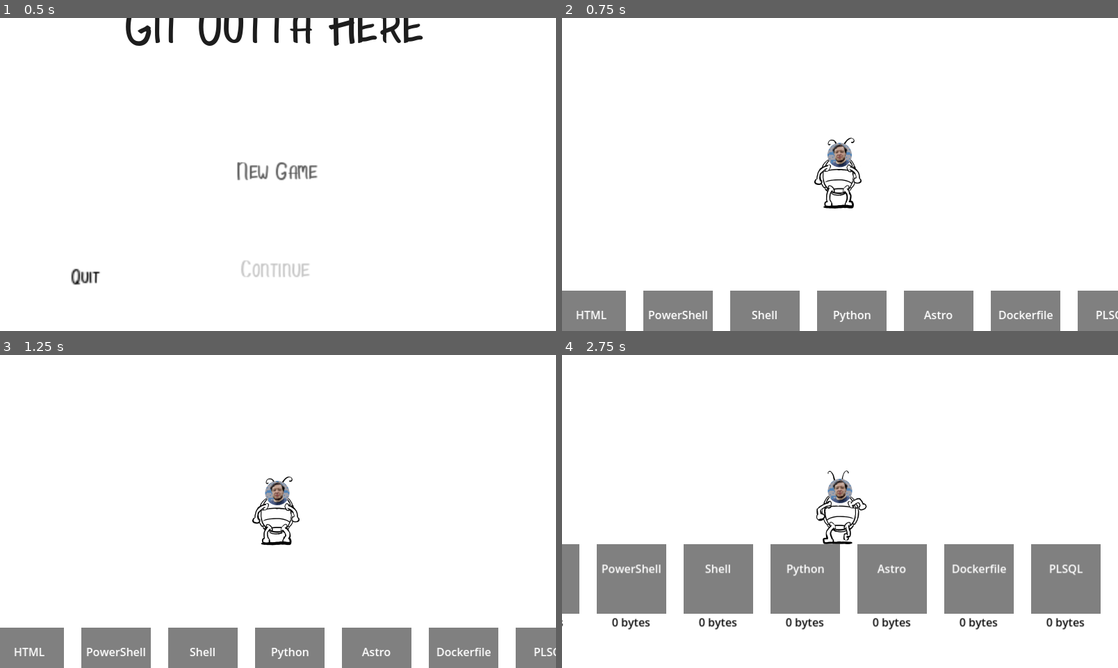
Above: before the commit, frames 1-4 (two rows, left to right).
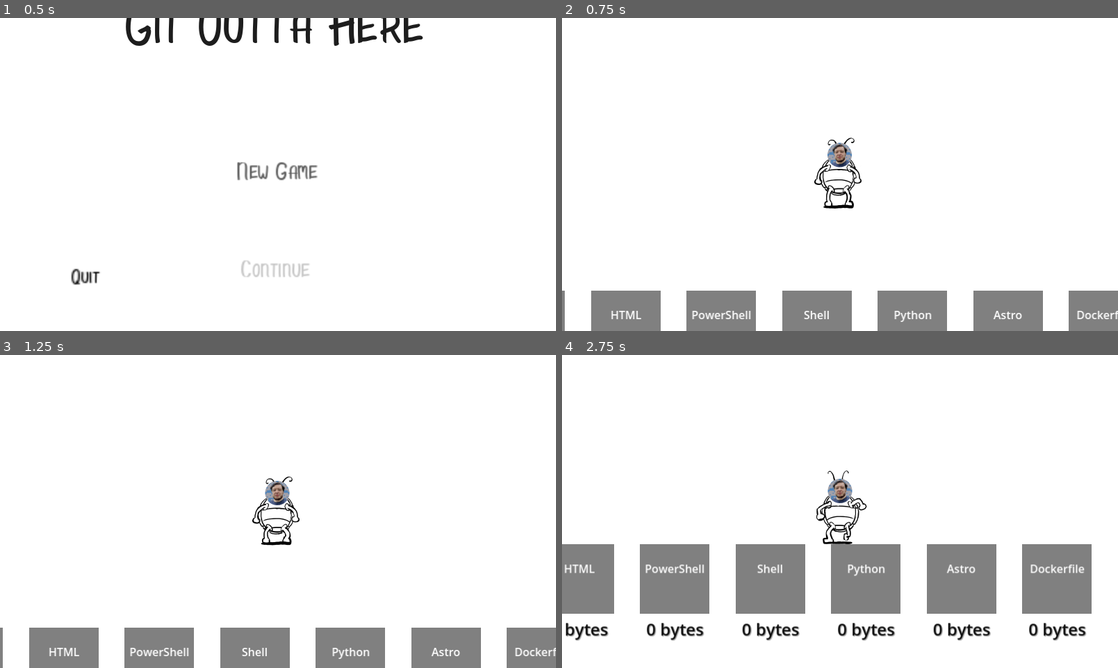
Above: after the commit, the same moments.

Repository: parsehex/git-outta-here
Game: Godot game, scene res://scenes/levels/Intro.tscn
The game is run twice, just before and just after one commit, with the same random seed, the same clock (stepped at 60 frames per second) and the same inputs.
Inputs:
- Up to frame 1 (0.5 s): no input
- Up to frame 2 (0.75 s): click "New Game" at 0.5 s
- Up to frame 3 (1.25 s): no input
- Up to frame 4 (2.75 s): tap Enter at 1.25 s; hold Right (move_right) 1.28-2.03 s; tap Ctrl (attack) at 1.35 s; hold Down (move_down) from 2.03 s (still down); tap E (interact) at 2.1 s

Frame 1 is identical in both runs. In frame 2, 6.2% of the frame differs, in the area x 0-100%, y 87-100%; in frame 3, 6.2%; in frame 4, 12%, in the area x 0-97%, y 60-92%.

Commit message:
style, spacing

Diff:
--- a/scenes/levels/Outside.gd
+++ b/scenes/levels/Outside.gd
@@ -56,7 +56,7 @@
 
 func generate_mines():
 	var start_x = -500
-	var spacing = 250
+	var spacing = 275
 
 	var lang_index = 0
 	for lang in all_languages:
--- a/scenes/misc/Mine.tscn
+++ b/scenes/misc/Mine.tscn
@@ -36,11 +36,13 @@
 horizontal_alignment = 1
 
 [node name="CountLabel" type="Label" parent="."]
-offset_left = -60.5
-offset_top = 49.5
-offset_right = 60.5
-offset_bottom = 72.5
+offset_left = -60.0
+offset_top = 55.0
+offset_right = 61.0
+offset_bottom = 78.0
 theme_override_colors/font_color = Color(0.049776644, 0.049776644, 0.049776636, 1)
+theme_override_colors/font_shadow_color = Color(0, 0, 0, 0.2901961)
+theme_override_font_sizes/font_size = 24
 text = "0 bytes"
 horizontal_alignment = 1
 
